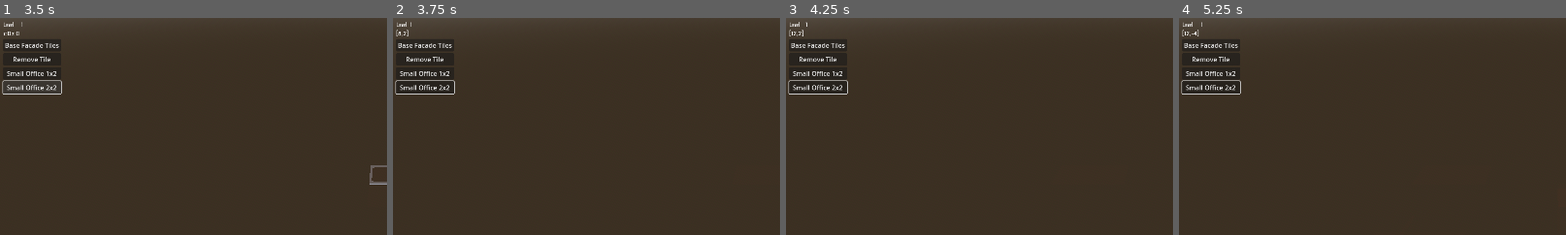
Above: before the commit, frames 1-4 (left to right).
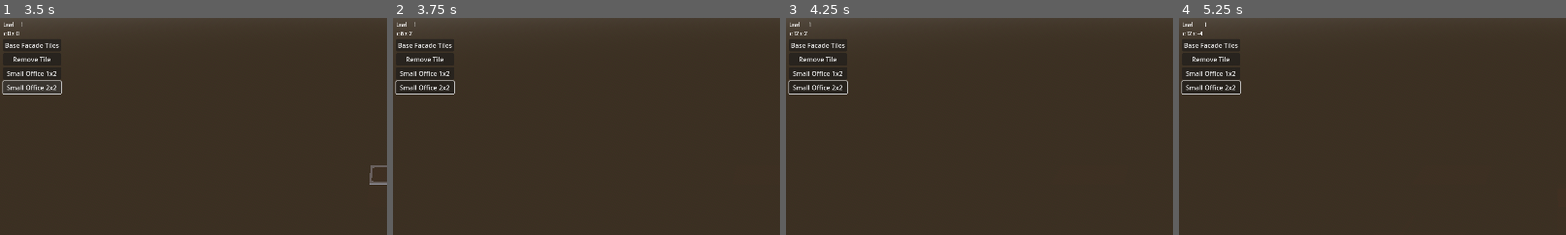
Above: after the commit, the same moments.

Repository: newnoiseworks/TowerStory
Game: Godot game, scene res://Scenes/building/building.tscn
Two runs of this game, one before a commit and one after it. Both use one fixed random seed, a clock stepped at 60 frames per second and the inputs below.
Inputs (mouse positions are % of the whole screen's width and height, from its top left):
- Up to frame 1 (3.5 s): click "Base Facade Tiles" at 0.5 s; click "Remove Tile" at 1.25 s; click "Small Office 1x2" at 2 s; click "Small Office 2x2" at 2.75 s
- Up to frame 2 (3.75 s): tap Enter at 3.5 s; move the mouse to (72, 45) at 3.52 s; hold D (move_right) from 3.53 s (still down); hold F (facade_swap) from 3.53 s (still down); click (72, 45) at 3.67 s
- Up to frame 3 (4.25 s): keep holding D (move_right); keep holding F (facade_swap)
- Up to frame 4 (5.25 s): release D (move_right) at 4.25 s; release F (facade_swap) at 4.25 s; tap Space at 4.25 s; drag from (30, 55) to (45, 70) at 4.27 s; tap Enter at 5 s; move the mouse to (60, 28) at 5.02 s; hold D (move_right) from 5.03 s (still down); hold Middle mouse button (third_button) from 5.03 s (still down); click (60, 28) at 5.17 s
The pictures show only the part of the screen within x 0-50%, y 0-50%; the shares and areas given below are measured in that part.

Frame 1 is identical in both runs. In frame 2, less than 0.1% of the frame differs, in the area x 0-6%, y 1-9%; in frame 3, less than 0.1%, in the area x 0-7%, y 1-9%; in frame 4, less than 0.1%.

Commit message:
maintains label consistency from load, includes x and z in label position

Diff:
--- a/Scenes/building/building.gd
+++ b/Scenes/building/building.gd
@@ -160,7 +160,7 @@
 
 	if adjustment != Vector3.ZERO:
 		mouse_select.translate_object_local(adjustment)
-		debug_cursor_label.text = "(%s, %s)" % [mouse_select.transform.origin.x, mouse_select.transform.origin.z]
+		debug_cursor_label.text = "x: %s z: %s" % [mouse_select.transform.origin.x, mouse_select.transform.origin.z]
 
 		if _is_main_button_pressed:
 			if _current_tool == TowerGlobals.UI_TOOL.BASE_TILE:
